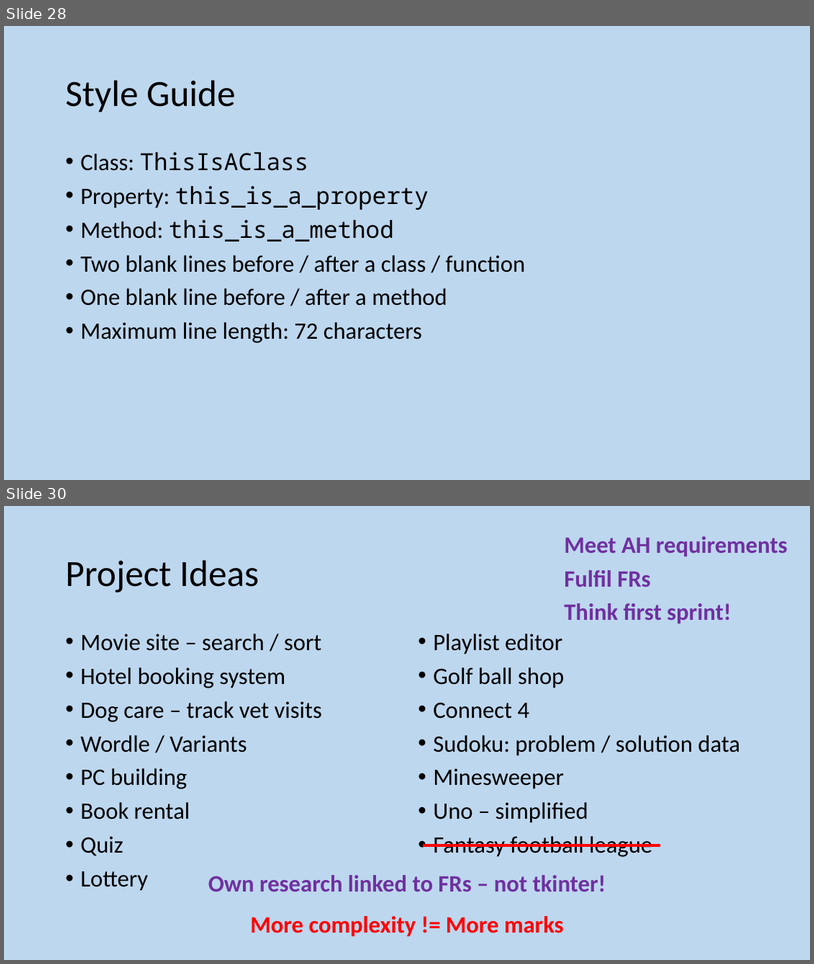
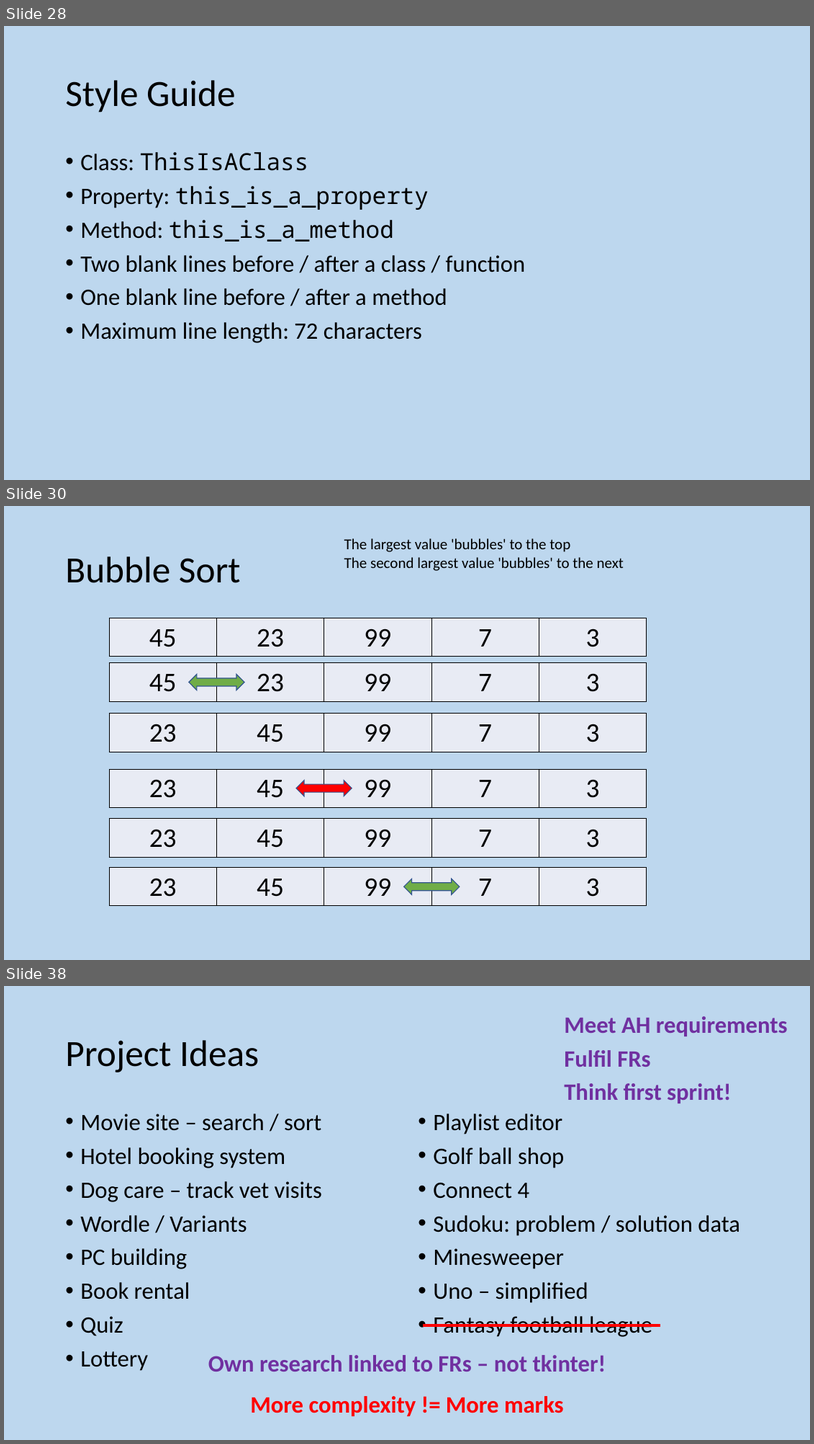
Before and after one commit to MrFriendCS/MrFriendCS.github.io, a slide deck: ah-cs/sdd/AH CS SDD Slides.pptx. Shown one above the other, each under a label of ours: slides 28 and 30 before the commit, slides 28, 30 and 38 after it; the slides between them are not shown. The pictures are 814x964 and 814x1444 pixels, drawn with LibreOffice and Linux fonts; fonts in the diff are those of the drawing. Boxes give left, top, right and bottom in pixels: in the first picture for what was removed or moved away, otherwise in the second. Text is boxed around its words. In the diff, an @@ line names an element or a change of style, - is before the commit and + after.

```diff
--- a/ah-cs/sdd/AH CS SDD Slides.pptx
+++ b/ah-cs/sdd/AH CS SDD Slides.pptx
@@ slide 30 added at (4,506,810,960), background #BDD7EE @@
@@ text added at (345,538,624,571), 18 pt, text #000000 @@
+The largest value 'bubbles' to the top
+The second largest value 'bubbles' to the next
@@ title added at (65,556,241,583), 44 pt, text #000000 @@
+Bubble Sort
@@ table added at (109,618,648,656), 1 rows, 5 columns @@
+45 | 23 | 99 | 7 | 3
@@ table added at (109,663,648,701), 1 rows, 5 columns @@
+45 | 23 | 99 | 7 | 3
@@ left right arrow added at (189,674,244,690), fill #70AD47, outline #325491 1 pt @@
@@ table added at (109,713,648,752), 1 rows, 5 columns @@
+23 | 45 | 99 | 7 | 3
@@ table added at (109,769,648,807), 1 rows, 5 columns @@
+23 | 45 | 99 | 7 | 3
@@ left right arrow added at (296,780,352,795), fill #FF0000, outline #325491 1 pt @@
@@ table added at (109,818,648,856), 1 rows, 5 columns @@
+23 | 45 | 99 | 7 | 3
@@ table added at (109,867,648,906), 1 rows, 5 columns @@
+23 | 45 | 99 | 7 | 3
@@ left right arrow added at (404,879,460,894), fill #70AD47, outline #325491 1 pt @@
@@ what was slide 30 is now slide 38 @@
```
Also in this commit, not shown: 2 slides changed, 7 other slides added, 3 other files.
